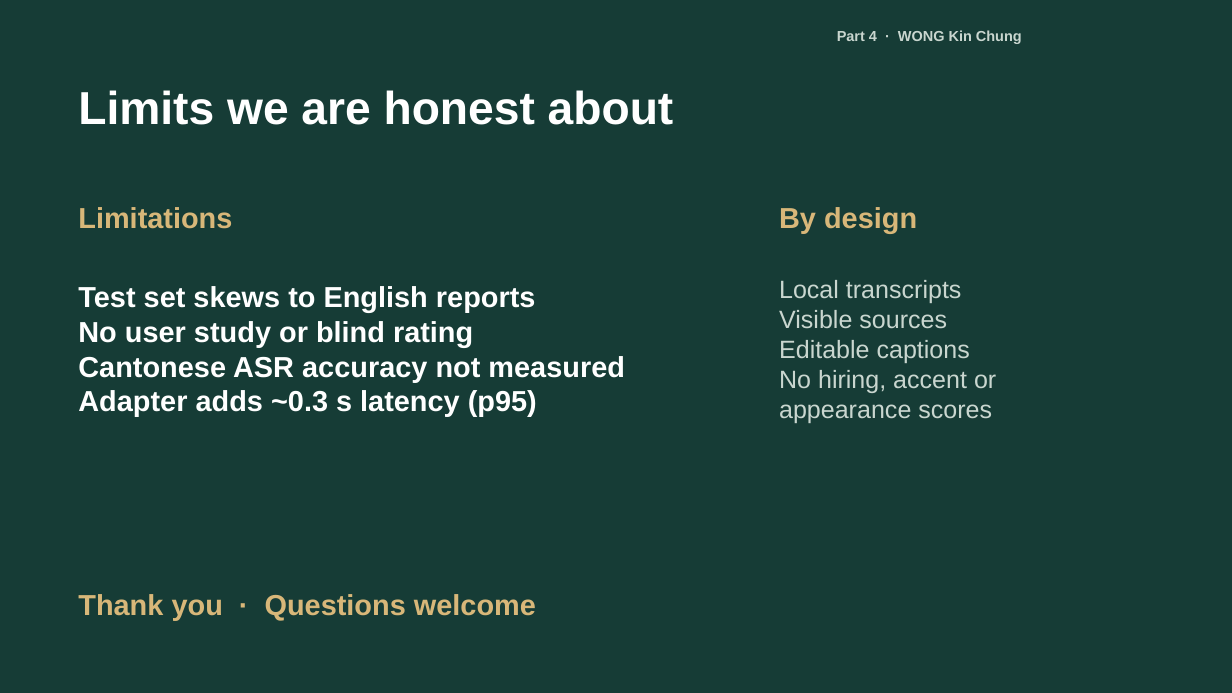
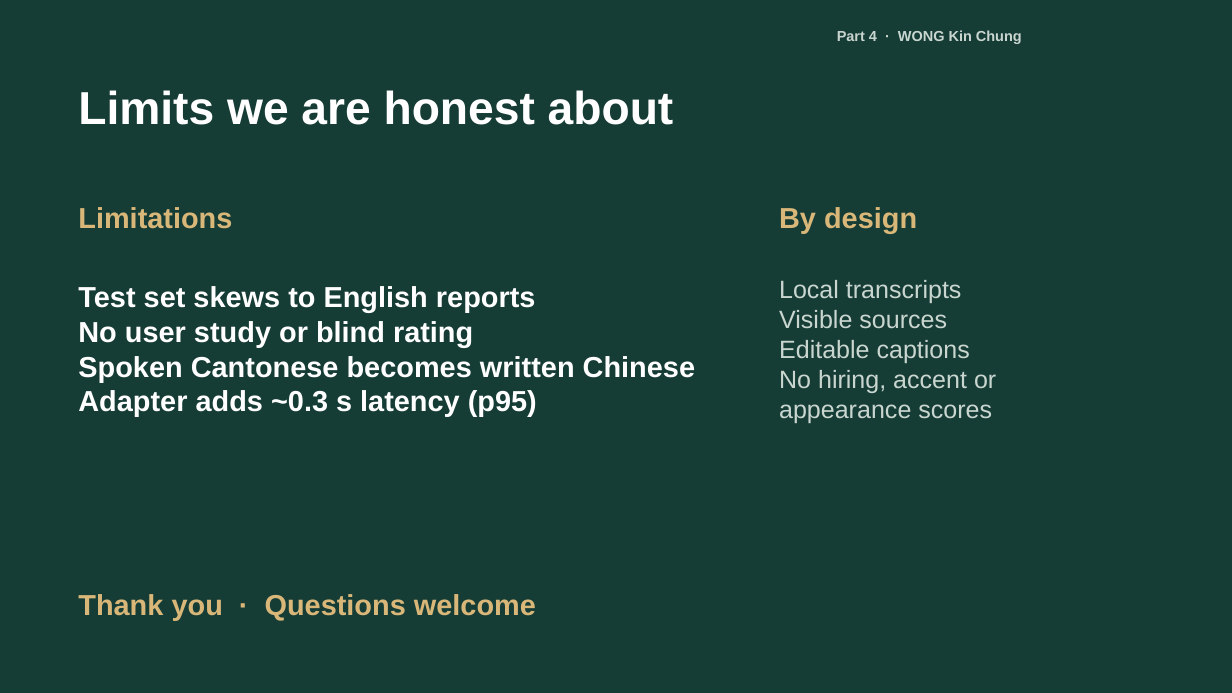
Before and after one commit to kelvin0611/COMP4431_GroupProject_InterviewCoach, a slide deck: slide 16 of presentation/VoxPrep-HK.pptx. Drawn at 1232x693 pixels with LibreOffice and Linux fonts; fonts in the diff are those of the drawing. Boxes give left, top, right and bottom in pixels: in the first picture for what was removed or moved away, otherwise in the second. Text is boxed around its words. In the diff, an @@ line names an element or a change of style, - is before the commit and + after.

Commit message:
docs: state that local Whisper writes spoken Cantonese as written Chinese
Tested with written, colloquial and empty decoding prompts: large-v3-turbo
returns standard written Chinese every time. Record it as a known limit in
the README, model card, limits slide, Q&A slide and demo script, and add the
emotion and eye-contact answer to the likely questions.

```diff
--- a/presentation/VoxPrep-HK.pptx
+++ b/presentation/VoxPrep-HK.pptx
@@ text at box(78, 356, 695, 382): text changed @@
-Cantonese ASR accuracy not measured
+Spoken Cantonese becomes written Chinese
```
Also in this commit, not shown: 1 other slide changed, 4 other files.
